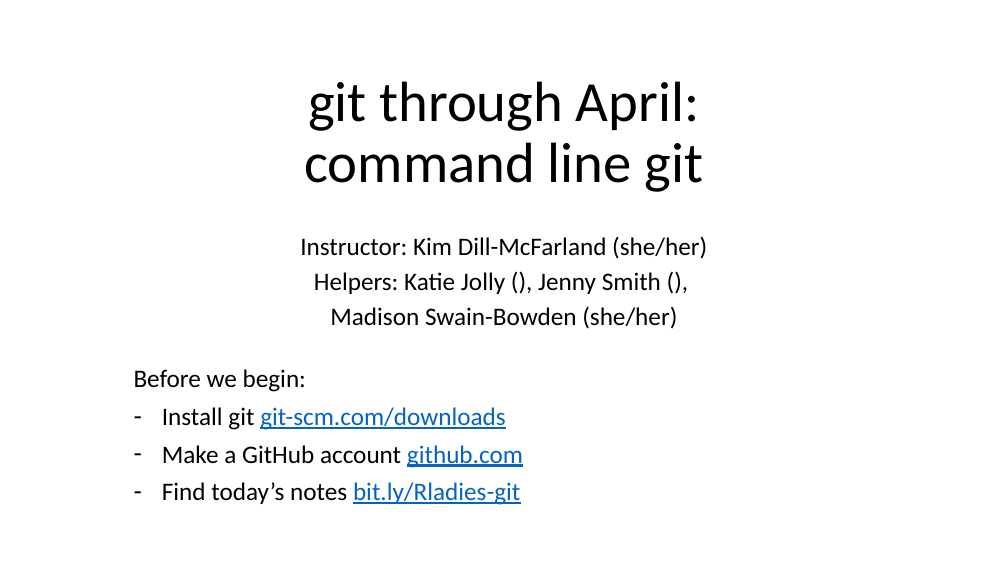
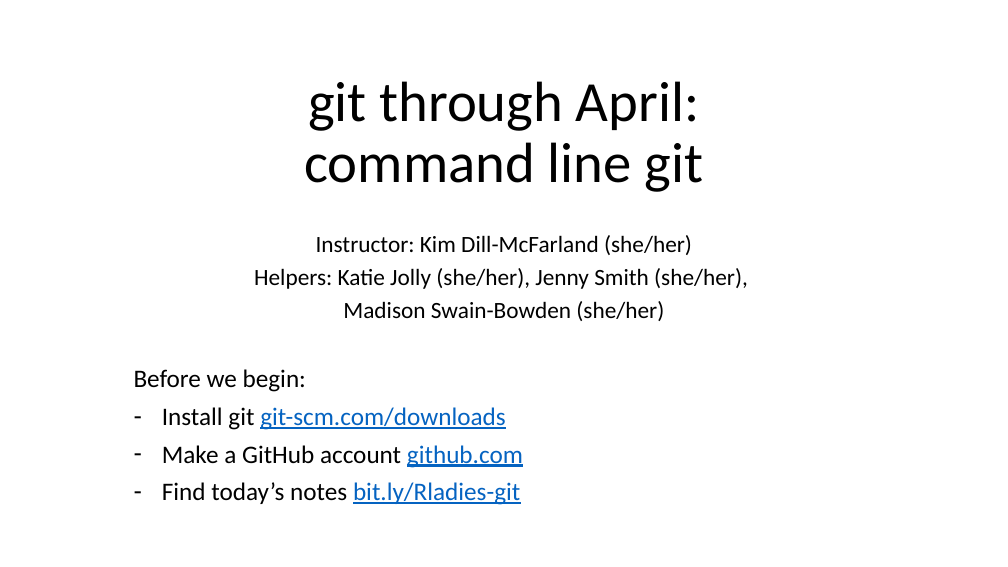
Before and after one commit to kdillmcfarland/2021-04-02-r-ladies-seattle-online, a slide deck: slide 1 of _episodes/R-ladies/2021-04_setup.pptx. Drawn at 1008x567 pixels with LibreOffice and Linux fonts; fonts in the diff are those of the drawing. Boxes give left, top, right and bottom in pixels: in the first picture for what was removed or moved away, otherwise in the second. Text is boxed around its words. In the diff, an @@ line names an element or a change of style, - is before the commit and + after.

```diff
--- a/_episodes/R-ladies/2021-04_setup.pptx
+++ b/_episodes/R-ladies/2021-04_setup.pptx
@@ subtitle at (316,235,692,321): size 24 to 22.2 pt in "Instructor: Kim Dill-McFarland (she/her)", "Madison Swain-Bowden (she/her)" @@
@@ subtitle at (254,268,748,289): text changed; size 24 to 22.2 pt @@
-Helpers: Katie Jolly (), Jenny Smith (),
+Helpers: Katie Jolly (she/her), Jenny Smith (she/her),
```
Also in this commit, not shown: 2 other slides changed.
